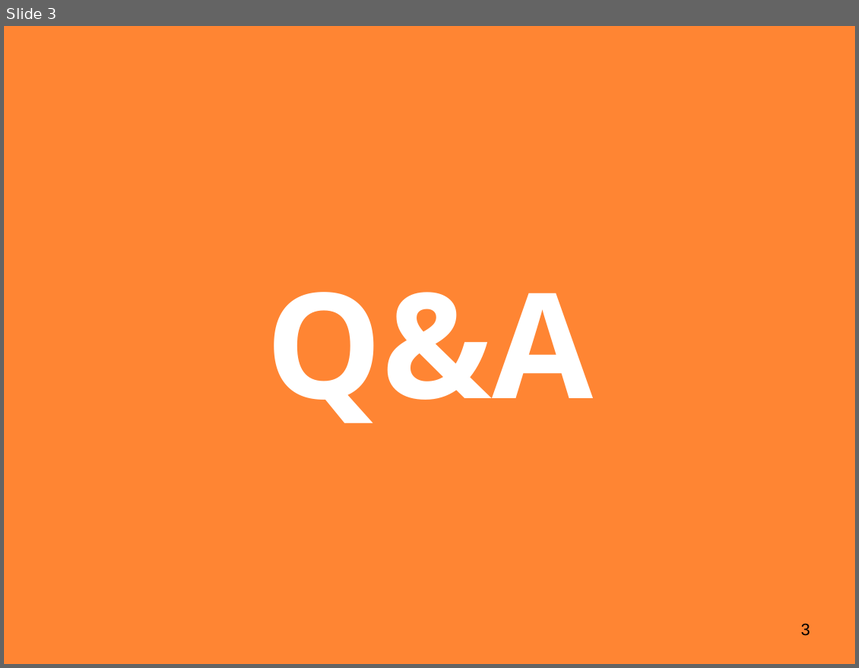
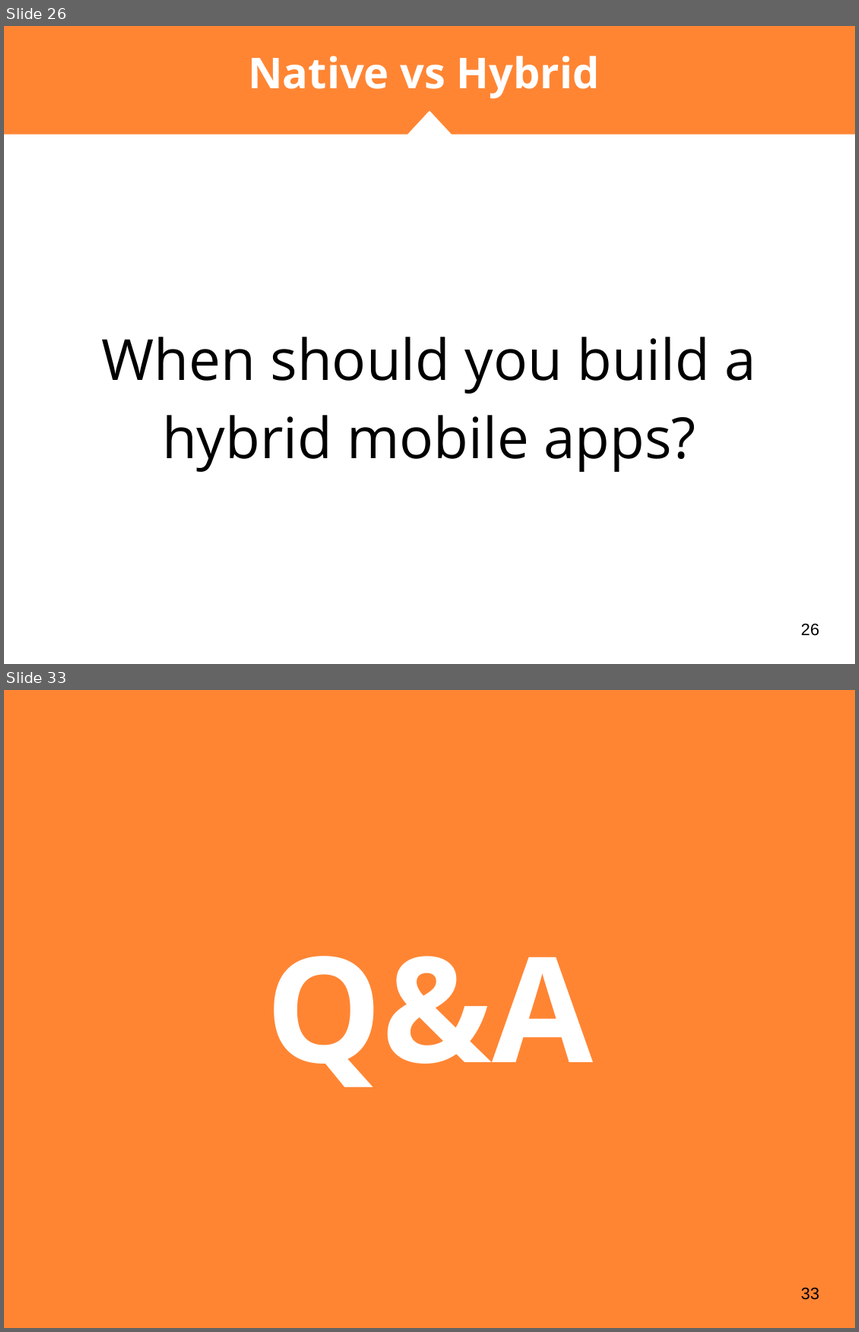
Before and after one commit to nmaletm/git-presentation, a slide deck: Presentations/P3.1 - Ionic.pptx. Shown one above the other, each under a label of ours: slide 3 before the commit, slides 26 and 33 after it; the slides between them are not shown. The pictures are 859x668 and 859x1332 pixels, drawn with LibreOffice and Linux fonts; fonts in the diff are those of the drawing. Boxes give left, top, right and bottom in pixels: in the first picture for what was removed or moved away, otherwise in the second. Text is boxed around its words. In the diff, an @@ line names an element or a change of style, - is before the commit and + after.

```diff
--- a/Presentations/P3.1 - Ionic.pptx
+++ b/Presentations/P3.1 - Ionic.pptx
@@ slide 26 added at (4,26,855,664), background #FFFFFF @@
@@ rectangle added at (4,26,855,134), fill #FF8533 @@
@@ title added at (248,56,600,99), 36 pt, text #FFFFFF, bold @@
+Native vs Hybrid
@@ triangle added at (408,110,452,133), fill #FF8533 @@
@@ triangle added at (408,112,451,135), fill #FFFFFF, outline #FFFFFF 1.5 pt @@
@@ rectangle added at (4,132,855,134), fill #FF8533 @@
@@ text added at (102,337,756,472), 48 pt, text #000000 @@
+When should you build a hybrid mobile apps?
@@ page number added at (801,623,819,636), 14 pt, text #000000 @@
+26
@@ what was slide 3 is now slide 33 @@
@@ page number at (801,1287,819,1300): text changed @@
-3
+33
```
Also in this commit, not shown: 30 other slides added, 1 slide removed, 6 other files.
